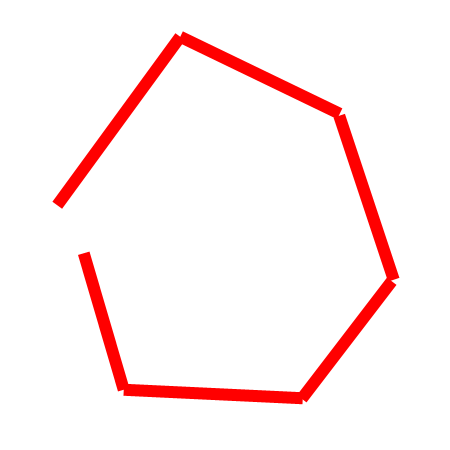
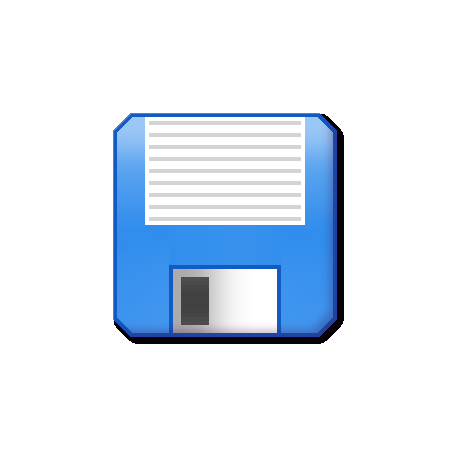
Before/after of a w=450, h=450 layered artwork. What changed in the layer stack:
added group "Save" with 1 layers above "Polygon" over [112, 112, 345, 345]
added layer "Grayscale" in group "Save" over [112, 112, 345, 345]
hid group "Polygon" (7 layers) over [52, 31, 400, 405]
